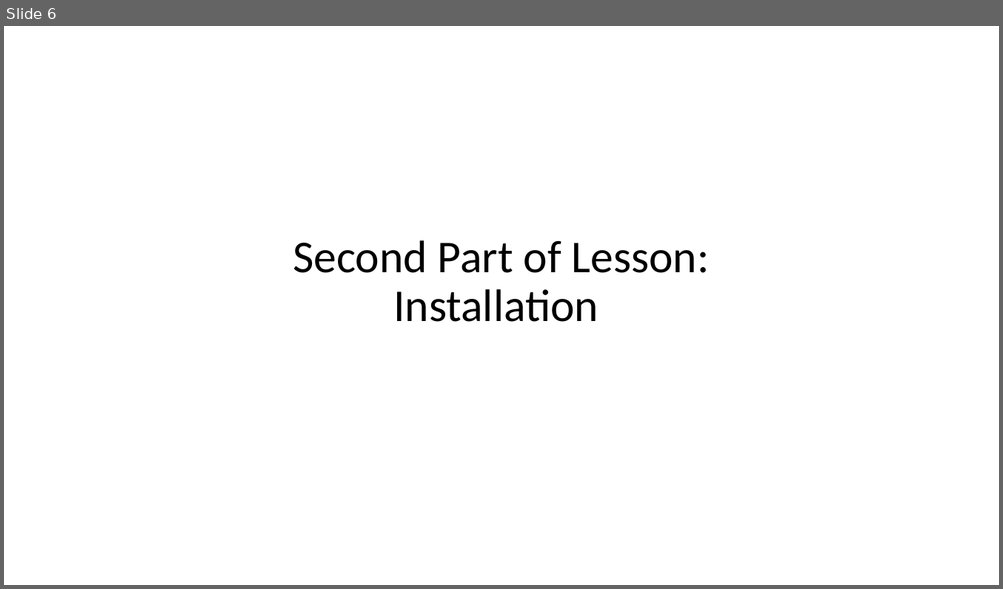
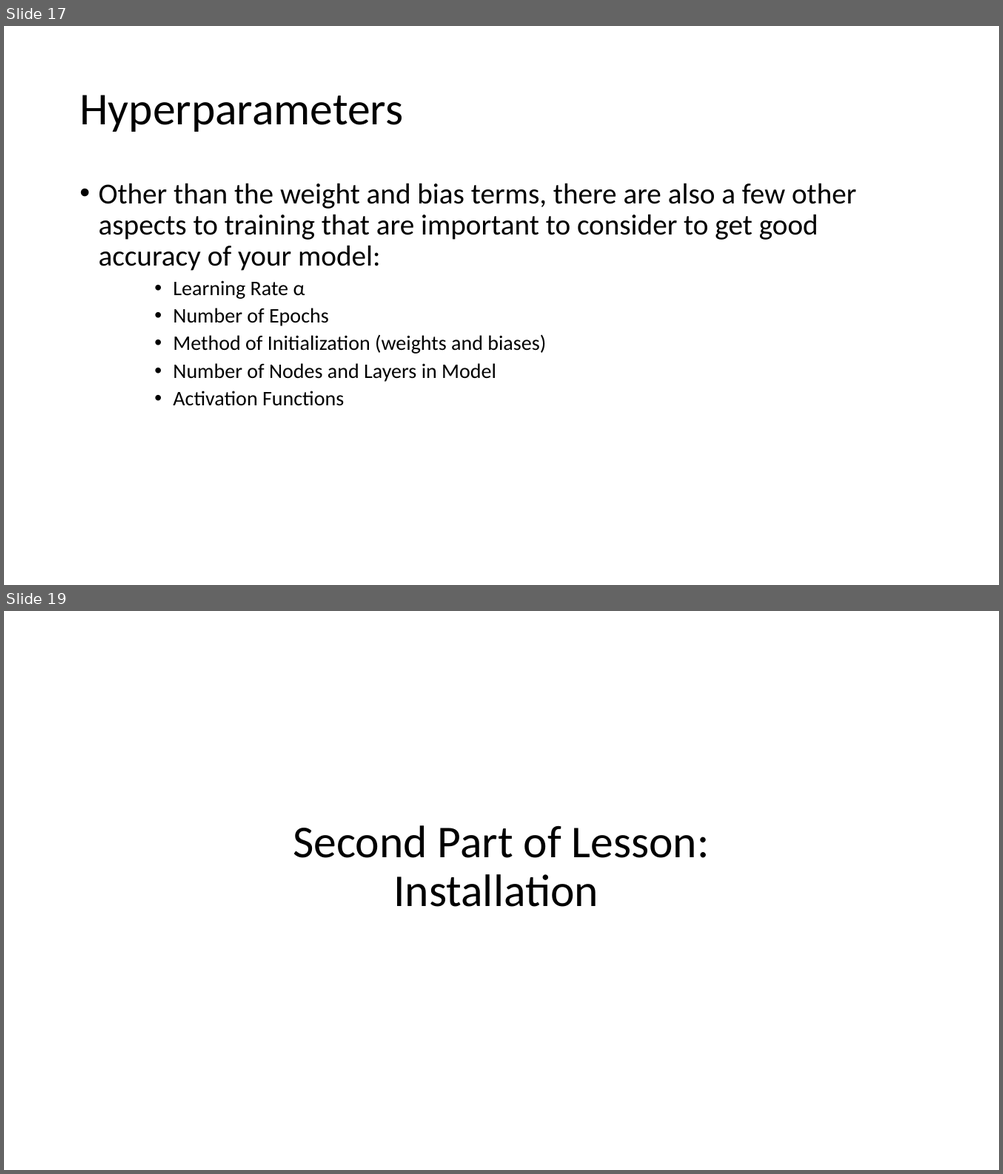
Before and after one commit to akiljames83/MacAI-2018, a slide deck: Lessons/Lesson2.pptx. Shown one above the other, each under a label of ours: slide 6 before the commit, slides 17 and 19 after it; the slides between them are not shown. The pictures are 1003x589 and 1003x1174 pixels, drawn with LibreOffice and Linux fonts; fonts in the diff are those of the drawing. Boxes give left, top, right and bottom in pixels: in the first picture for what was removed or moved away, otherwise in the second. Text is boxed around its words. In the diff, an @@ line names an element or a change of style, - is before the commit and + after.

```diff
--- a/Lessons/Lesson2.pptx
+++ b/Lessons/Lesson2.pptx
@@ slide 17 added at [4,26,999,585], background #FFFFFF @@
@@ title added at [79,95,403,132], 44 pt, text #000000 @@
+Hyperparameters
@@ text added at [99,183,856,406], 28 pt, text #000000 @@
+• Other than the weight and bias terms, there are also a few other aspects to training that are important to consider to get good accuracy of your model:
+    • Learning Rate α
+    • Number of Epochs
+    • Method of Initialization (weights and biases)
+    • Number of Nodes and Layers in Model
+    • Activation Functions
@@ what was slide 6 is now slide 19 @@
```
Also in this commit, not shown: 2 slides changed, 13 other slides added, 3 slides removed.
